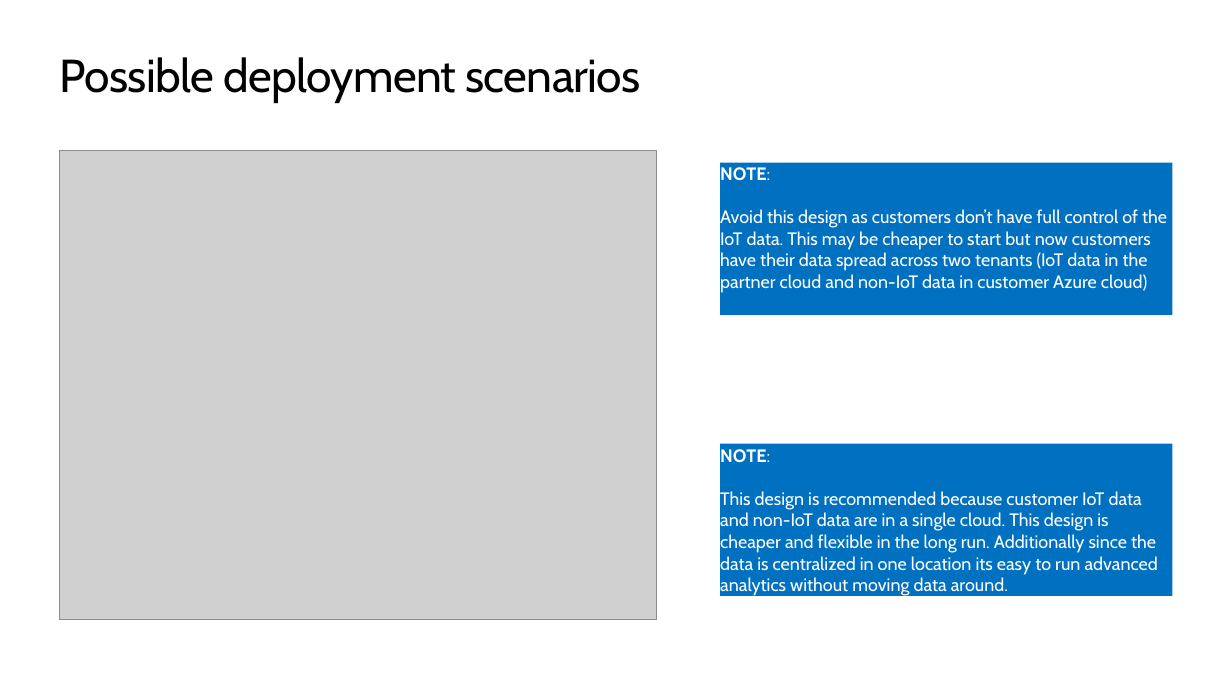
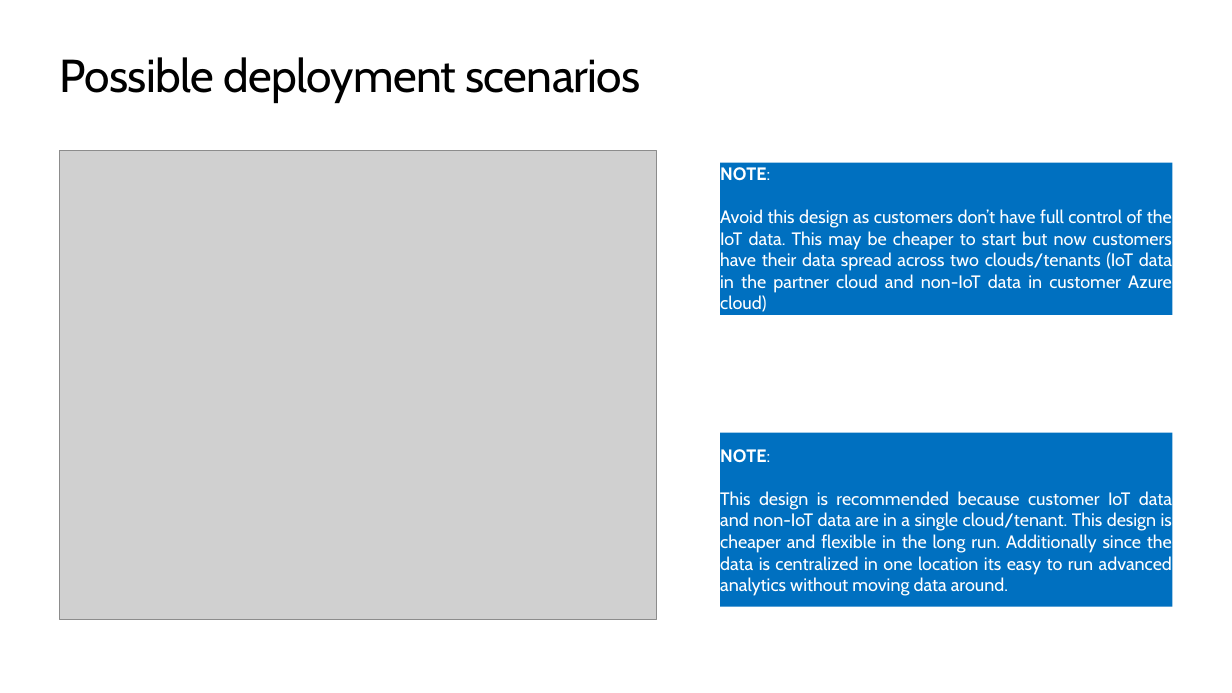
Before and after one commit to dhanow/azure-iot, a slide deck: slide 5 of iotprotocols/ppt/iot-protocols.pptx. Drawn at 1232x693 pixels with LibreOffice and Linux fonts; fonts in the diff are those of the drawing; grey boxes stand for pictures; background and template pictures are left out. Boxes give left, top, right and bottom in pixels: in the first picture for what was removed or moved away, otherwise in the second. Text is boxed around its words. In the diff, an @@ line names an element or a change of style, - is before the commit and + after.

```diff
--- a/iotprotocols/ppt/iot-protocols.pptx
+++ b/iotprotocols/ppt/iot-protocols.pptx
@@ text in rectangle at <box>720,209,1172,312</box>: text changed @@
-Avoid this design as customers don’t have full control of the IoT data. This may be cheaper to start but now customers have their data spread across two tenants (IoT data in the partner cloud and non-IoT data in customer Azure cloud)
+Avoid this design as customers don’t have full control of the IoT data. This may be cheaper to start but now customers have their data spread across two clouds/tenants (IoT data in the partner cloud and non-IoT data in customer Azure cloud)
@@ rectangle "NOTE:": place and size @@
-rectangle "NOTE:" at <box>720,444,1173,596</box>
+rectangle "NOTE:" at <box>720,433,1173,606</box>
@@ text in rectangle at <box>720,491,1172,596</box>: text changed @@
-This design is recommended because customer IoT data and non-IoT data are in a single cloud. This design is cheaper and flexible in the long run. Additionally since the data is centralized in one location its easy to run advanced analytics without moving data around.
+This design is recommended because customer IoT data and non-IoT data are in a single cloud/tenant. This design is cheaper and flexible in the long run. Additionally since the data is centralized in one location its easy to run advanced analytics without moving data around.
```
Also in this commit, not shown: 1 other file.
